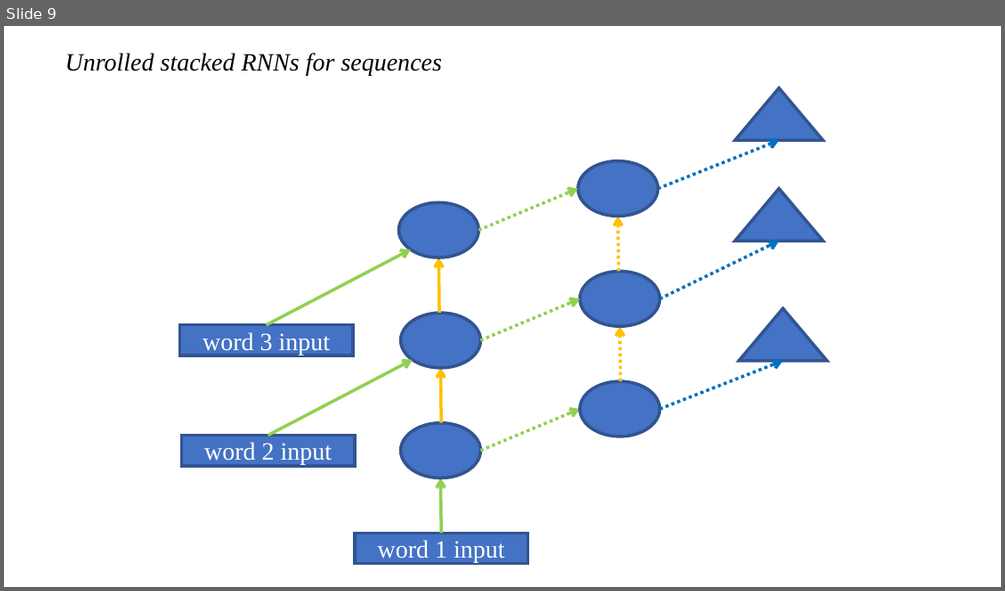
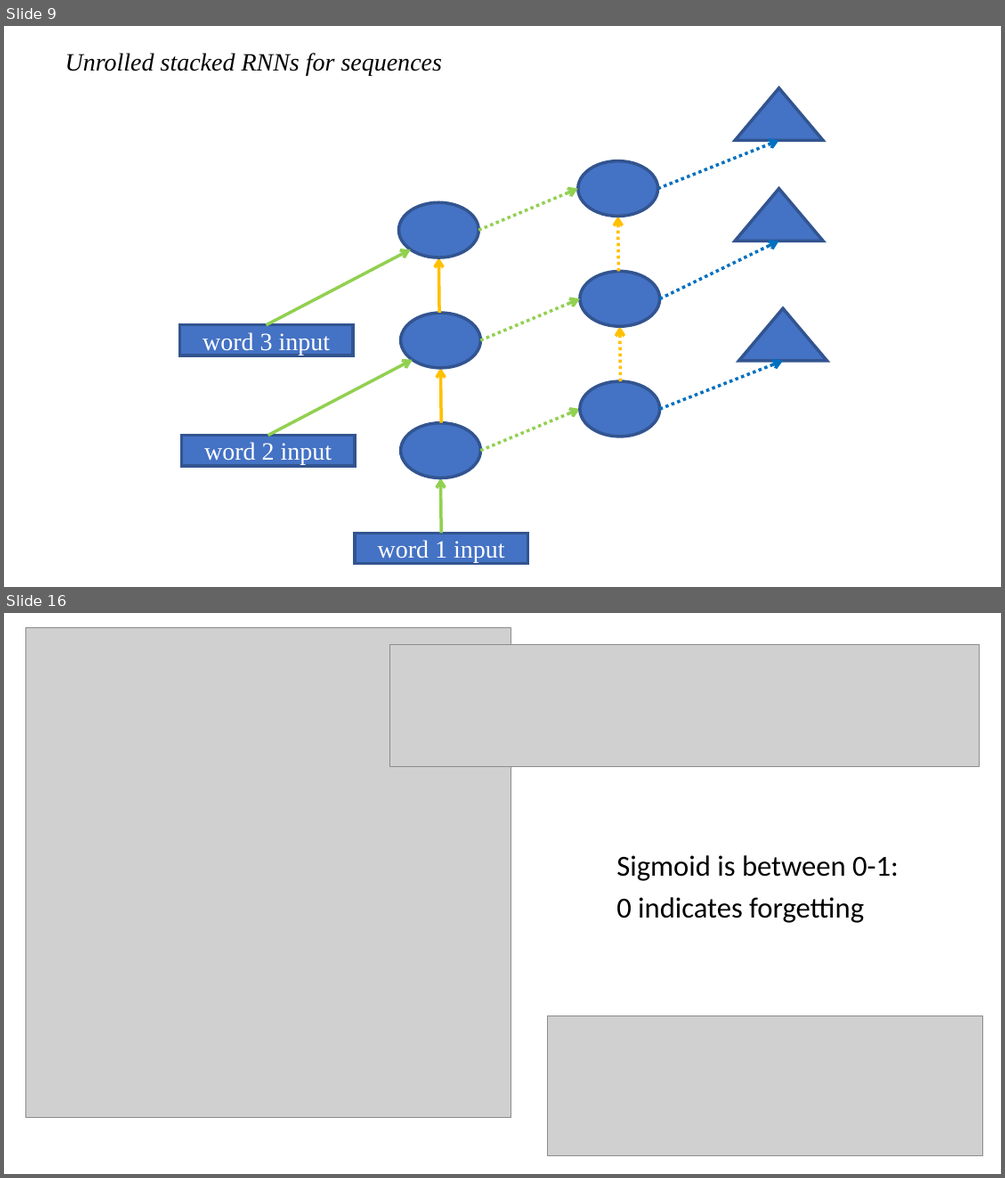
Before and after one commit to fastai/course-nlp, a slide deck: RNNs.pptx. Shown one above the other, each under a label of ours: slide 9 before the commit, slides 9 and 16 after it; the slides between them are not shown. The pictures are 1005x591 and 1005x1178 pixels, drawn with LibreOffice and Linux fonts; fonts in the diff are those of the drawing; grey boxes stand for pictures. Boxes give left, top, right and bottom in pixels: in the first picture for what was removed or moved away, otherwise in the second. Text is boxed around its words. In the diff, an @@ line names an element or a change of style, - is before the commit and + after.

```diff
--- a/RNNs.pptx
+++ b/RNNs.pptx
@@ slide 16 added at (x1=4, y1=613, x2=1001, y2=1174), background #FFFFFF @@
@@ picture added at (x1=25, y1=627, x2=511, y2=1118) @@
@@ picture added at (x1=390, y1=644, x2=979, y2=767) @@
@@ text added at (x1=616, y1=855, x2=898, y2=923), 28 pt, text #000000 @@
+Sigmoid is between 0-1:
+0 indicates forgetting
@@ picture added at (x1=548, y1=1016, x2=983, y2=1156) @@
```
Also in this commit, not shown: 7 other slides added, 3 other files.
